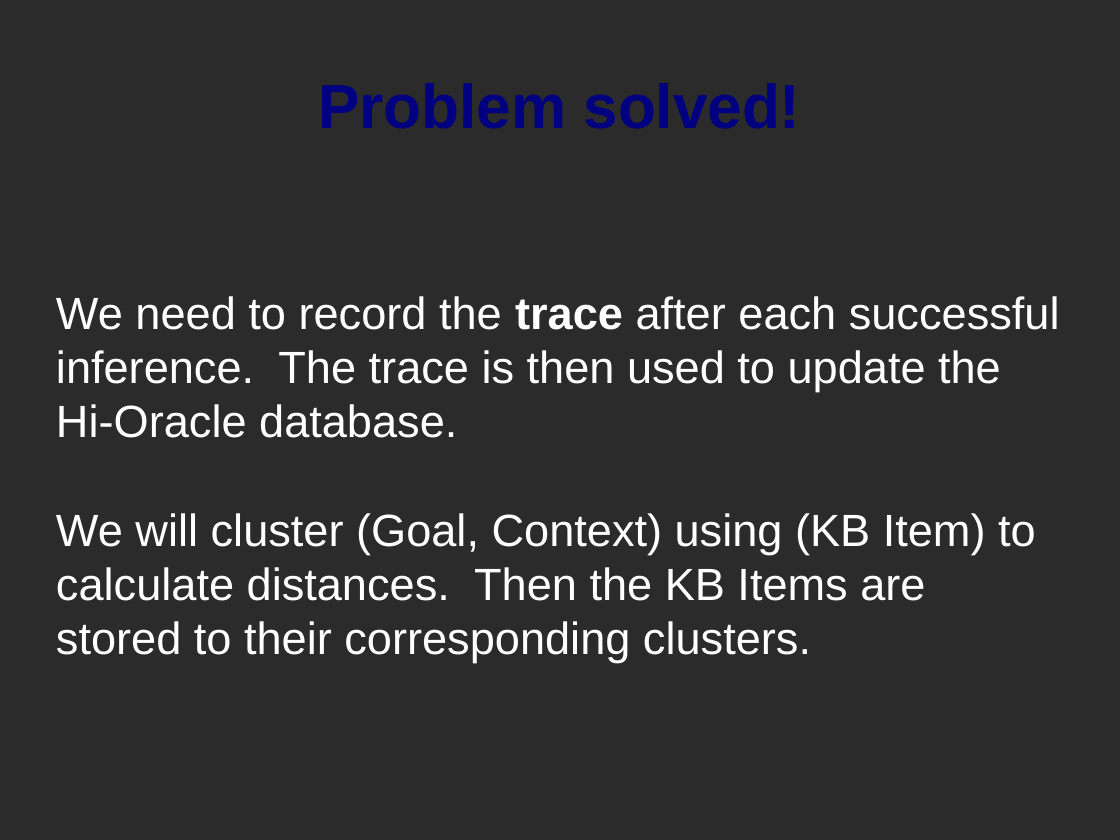
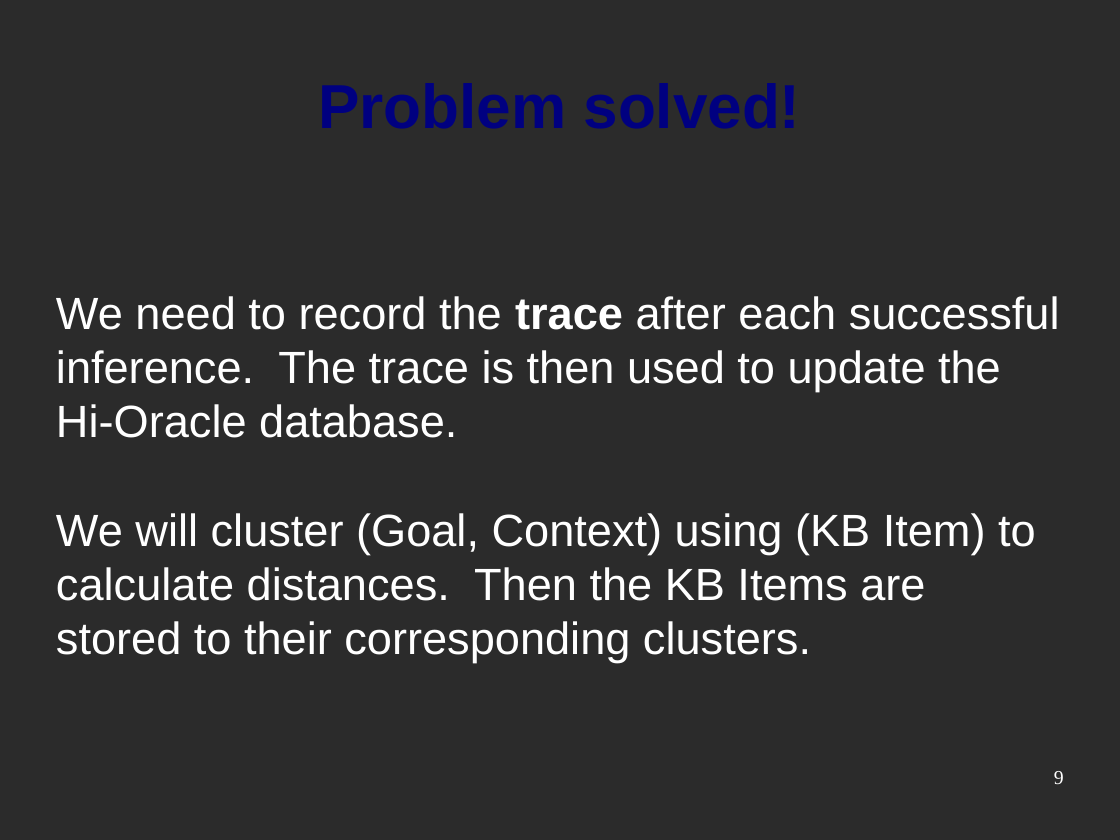
Before and after one commit to srvarey/genifer, a slide deck: slide 9 of slides/Genifer - oracle.odp (slide 7 before the commit). Drawn at 1120x840 pixels with LibreOffice and Linux fonts; fonts in the diff are those of the drawing; background and template pictures are left out; a plain dark background stands for a picture behind light text. Boxes give left, top, right and bottom in pixels: in the first picture for what was removed or moved away, otherwise in the second. Text is boxed around its words. In the diff, an @@ line names an element or a change of style, - is before the commit and + after.

```diff
--- a/slides/Genifer - oracle.odp
+++ b/slides/Genifer - oracle.odp
@@ page number added at <box>1054,771,1064,784</box>, 14 pt, text #FFFFFF @@
+9
```
Also in this commit, not shown: 6 other slides changed, 3 slides added, 8 other files.
